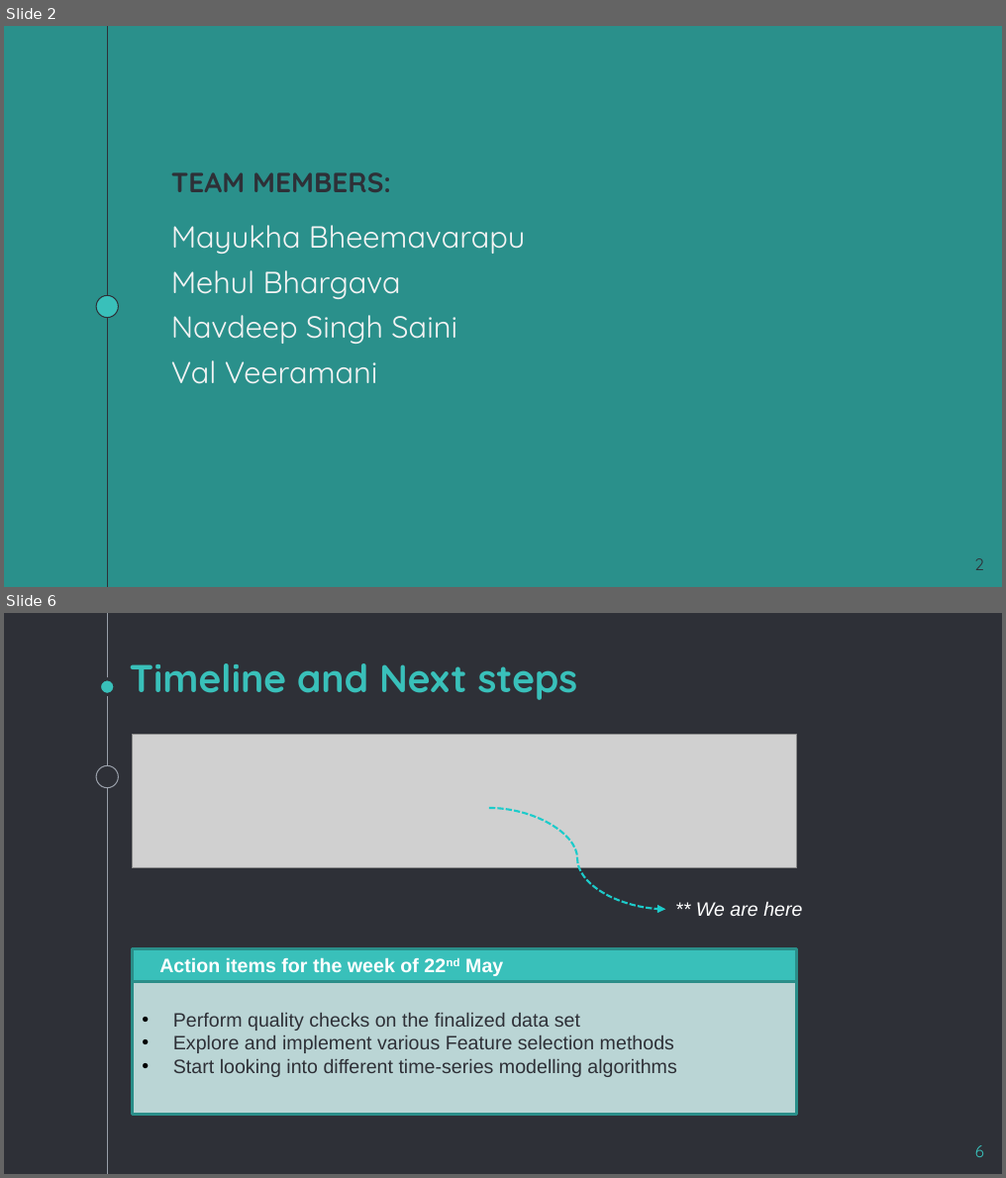
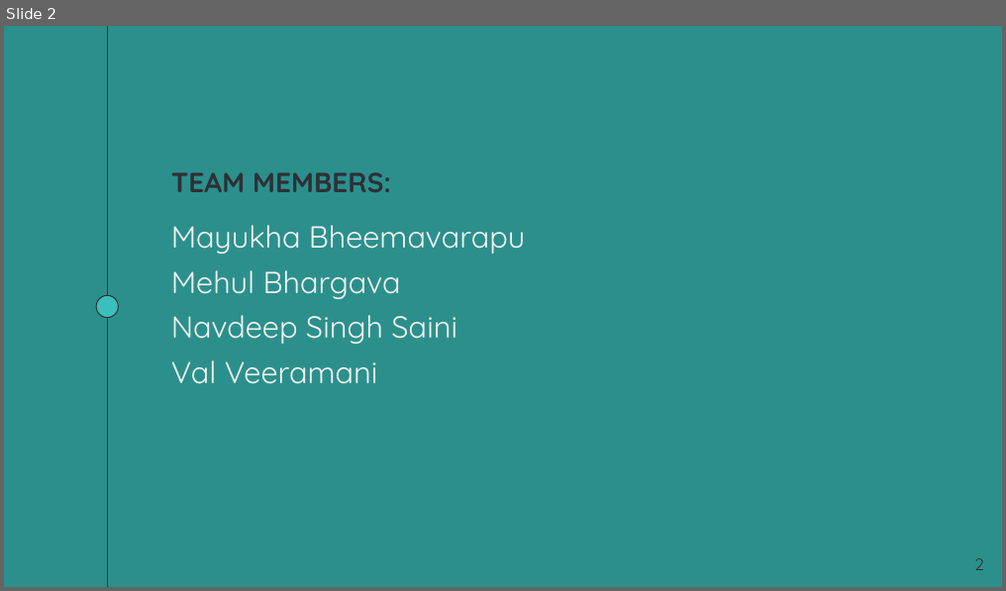
Before and after one commit to navdeep94/AAFC_UBC_Capstone_Crop_Prediction, a slide deck: admin/weekly-updates/AAFC_Capstone_week3.pptx. Shown one above the other, each under a label of ours: slides 2 and 6 before the commit, slide 2 after it; the slides between them are not shown. The pictures are 1006x1178 and 1006x591 pixels, drawn with LibreOffice and Linux fonts; fonts in the diff are those of the drawing; grey boxes stand for pictures. Boxes give left, top, right and bottom in pixels: in the first picture for what was removed or moved away, otherwise in the second. Text is boxed around its words. In the diff, an @@ line names an element or a change of style, - is before the commit and + after.

```diff
--- a/admin/weekly-updates/AAFC_Capstone_week3.pptx
+++ b/admin/weekly-updates/AAFC_Capstone_week3.pptx
@@ slide 6 removed at (4, 613, 1002, 1174), background #2E3037 @@
@@ line removed from (107, 613) to (107, 1173) @@
@@ title removed at (130, 663, 578, 700) @@
-Timeline and Next steps
@@ ellipse removed at (100, 679, 116, 695) @@
@@ picture removed at (132, 735, 796, 868) @@
@@ ellipse removed at (96, 765, 118, 787) @@
@@ curved arrow removed from (489, 808) to (665, 909) @@
@@ text removed at (696, 901, 802, 916) @@
-** We are here
@@ rectangle removed at (132, 950, 796, 981) @@
-Action items for the week of 22nd May
@@ rectangle removed at (132, 971, 796, 1115) @@
-• Perform quality checks on the finalized data set
-• Explore and implement various Feature selection methods
-• Start looking into different time-series modelling algorithms
@@ page number removed at (975, 1146, 984, 1157) @@
-6
```
Also in this commit, not shown: 3 other slides changed, 2 slides added, 1 other slide removed, 5 other files.
